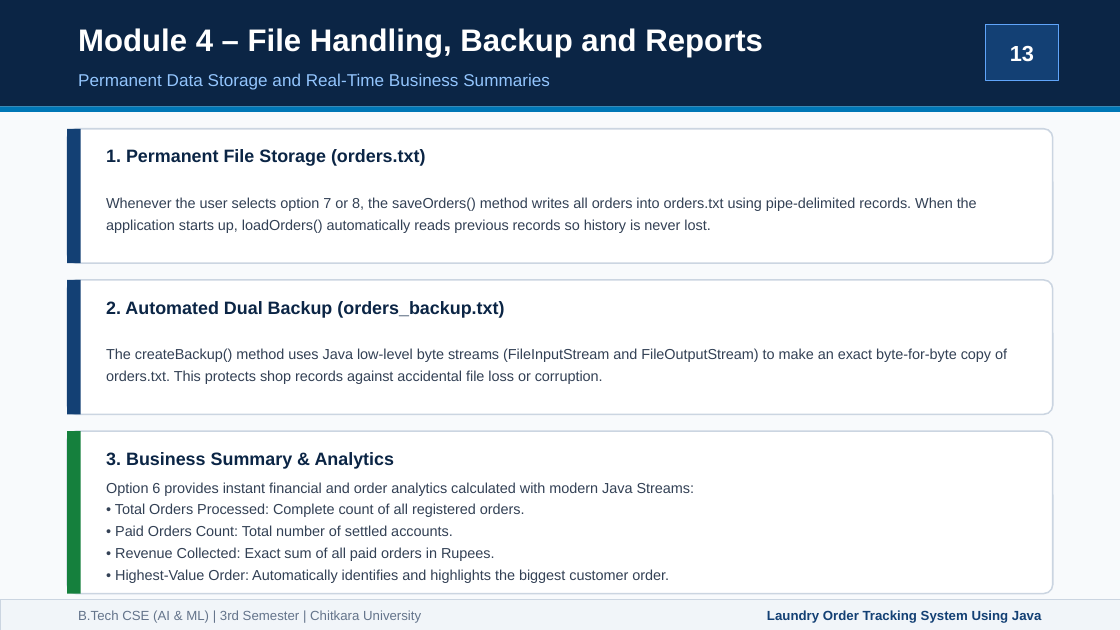
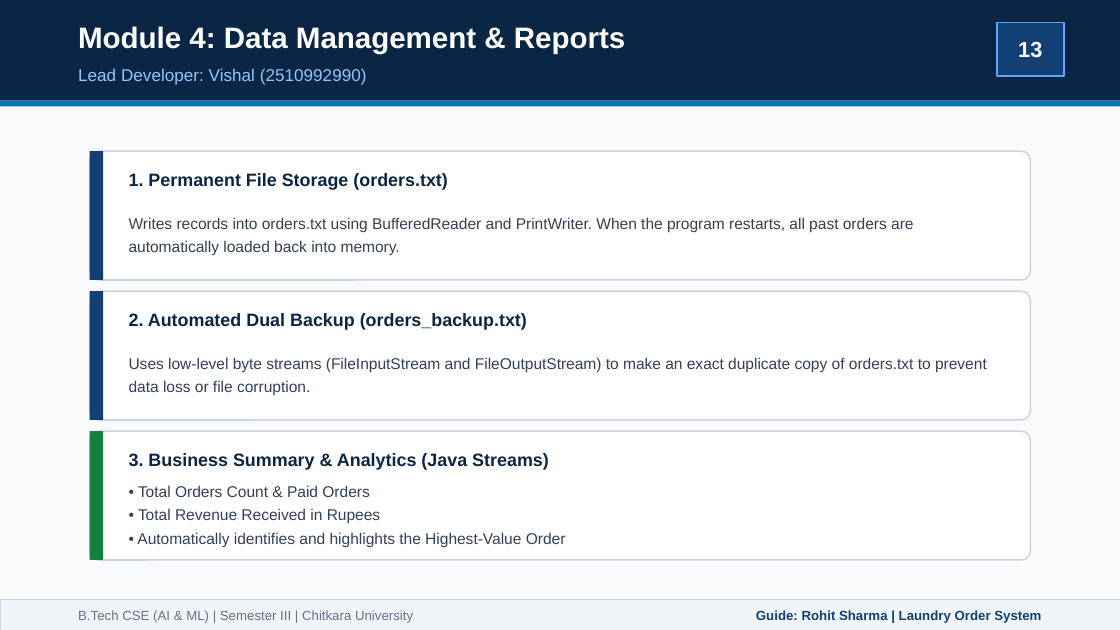
Before and after one commit to Tanmay-Arora19/Laundry-Management-System, a slide deck: slide 13 of Laundry_Management_System_Presentation.pptx. Drawn at 1120x630 pixels with LibreOffice and Linux fonts; fonts in the diff are those of the drawing. Boxes give left, top, right and bottom in pixels: in the first picture for what was removed or moved away, otherwise in the second. Text is boxed around its words. In the diff, an @@ line names an element or a change of style, - is before the commit and + after.

Commit message:
Compress presentation content, add exact team member details, and update faculty guide to Rohit Sharma

```diff
--- a/Laundry_Management_System_Presentation.pptx
+++ b/Laundry_Management_System_Presentation.pptx
@@ rectangle: place and size @@
-rectangle at (0, 0, 1120, 106)
+rectangle at (0, 0, 1120, 101)
@@ text at (78, 26, 625, 54): text changed; size 20 to 19 pt @@
-Module 4 – File Handling, Backup and Reports
+Module 4: Data Management & Reports
@@ text "13": place and size @@
-text "13" at (1010, 45, 1034, 62)
+text "13" at (1018, 41, 1042, 58)
@@ rectangle: place and size @@
-rectangle at (986, 25, 1058, 81)
+rectangle at (997, 22, 1064, 76)
@@ text at (78, 68, 367, 85): text changed @@
-Permanent Data Storage and Real-Time Business Summaries
+Lead Developer: Vishal (2510992990)
@@ rectangle: place and size @@
-rectangle at (0, 106, 1120, 112)
+rectangle at (0, 101, 1120, 106)
@@ rounded rectangle: place and size @@
-rounded rectangle at (67, 129, 1053, 263)
+rounded rectangle at (90, 151, 1030, 280)
@@ rectangle: place and size @@
-rectangle at (67, 129, 81, 263)
+rectangle at (90, 151, 103, 280)
@@ text "1. Permanent File Storage (orders.txt)": place and size @@
-text "1. Permanent File Storage (orders.txt)" at (106, 149, 426, 166)
+text "1. Permanent File Storage (orders.txt)" at (129, 173, 448, 190)
@@ text at (129, 217, 913, 256): text changed; size 9.3 to 10 pt @@
-Whenever the user selects option 7 or 8, the saveOrders() method writes all orders into orders.txt using pipe-delimited records. When the application starts up, loadOrders() automatically reads previous records so history is never lost.
+Writes records into orders.txt using BufferedReader and PrintWriter. When the program restarts, all past orders are automatically loaded back into memory.
@@ rounded rectangle: place and size @@
-rounded rectangle at (67, 280, 1053, 414)
+rounded rectangle at (90, 291, 1030, 420)
@@ rectangle: place and size @@
-rectangle at (67, 280, 81, 414)
+rectangle at (90, 291, 103, 420)
@@ text "2. Automated Dual Backup (orders_backup.txt)": place and size @@
-text "2. Automated Dual Backup (orders_backup.txt)" at (106, 301, 504, 318)
+text "2. Automated Dual Backup (orders_backup.txt)" at (129, 313, 527, 330)
@@ text at (129, 357, 987, 395): text changed; size 9.3 to 10 pt @@
-The createBackup() method uses Java low-level byte streams (FileInputStream and FileOutputStream) to make an exact byte-for-byte copy of orders.txt. This protects shop records against accidental file loss or corruption.
+Uses low-level byte streams (FileInputStream and FileOutputStream) to make an exact duplicate copy of orders.txt to prevent data loss or file corruption.
@@ proportions changed in 3 elements at (90, 291, 1030, 420), (90, 151, 1030, 280), (90, 431, 1030, 560) @@
@@ rounded rectangle: place and size @@
-rounded rectangle at (67, 431, 1053, 594)
+rounded rectangle at (90, 431, 1030, 560)
@@ rectangle: place and size @@
-rectangle at (67, 431, 81, 594)
+rectangle at (90, 431, 103, 560)
@@ text at (129, 453, 549, 470): text changed @@
-3. Business Summary & Analytics
+3. Business Summary & Analytics (Java Streams)
@@ text at (137, 485, 566, 547): text changed; size 9.3 to 10 pt @@
-Option 6 provides instant financial and order analytics calculated with modern Java Streams:
-• Total Orders Processed: Complete count of all registered orders.
-• Paid Orders Count: Total number of settled accounts.
-• Revenue Collected: Exact sum of all paid orders in Rupees.
-• Highest-Value Order: Automatically identifies and highlights the biggest customer order.
+• Total Orders Count & Paid Orders
+• Total Revenue Received in Rupees
+• Automatically identifies and highlights the Highest-Value Order
@@ text at (78, 610, 413, 623): text changed @@
-B.Tech CSE (AI & ML) | 3rd Semester | Chitkara University
+B.Tech CSE (AI & ML) | Semester III | Chitkara University
@@ text at (756, 610, 1041, 623): text changed @@
-Laundry Order Tracking System Using Java
+Guide: Rohit Sharma | Laundry Order System
```
Also in this commit, not shown: 17 other slides changed, 2 slides added, 2 slides removed, 2 other files.
